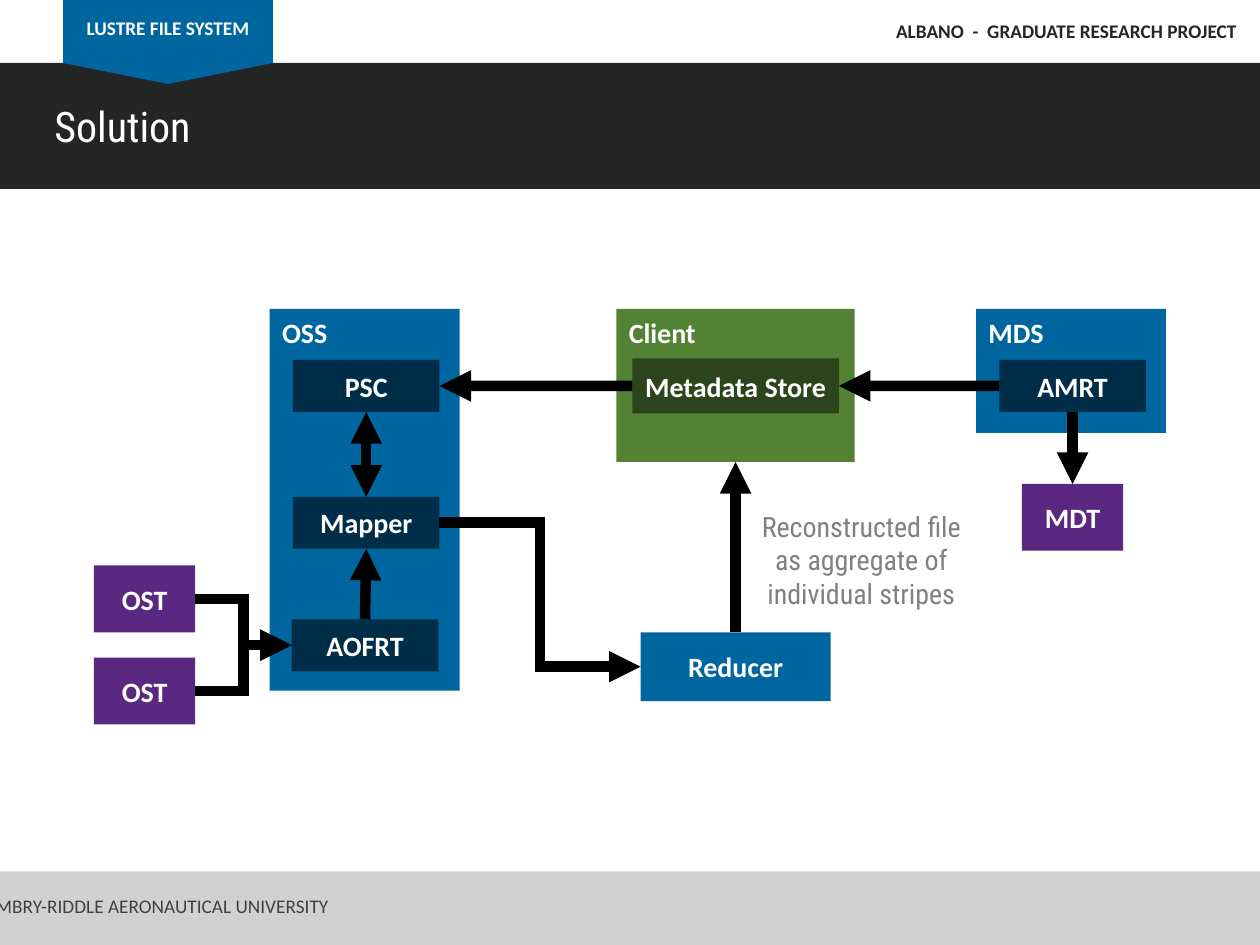
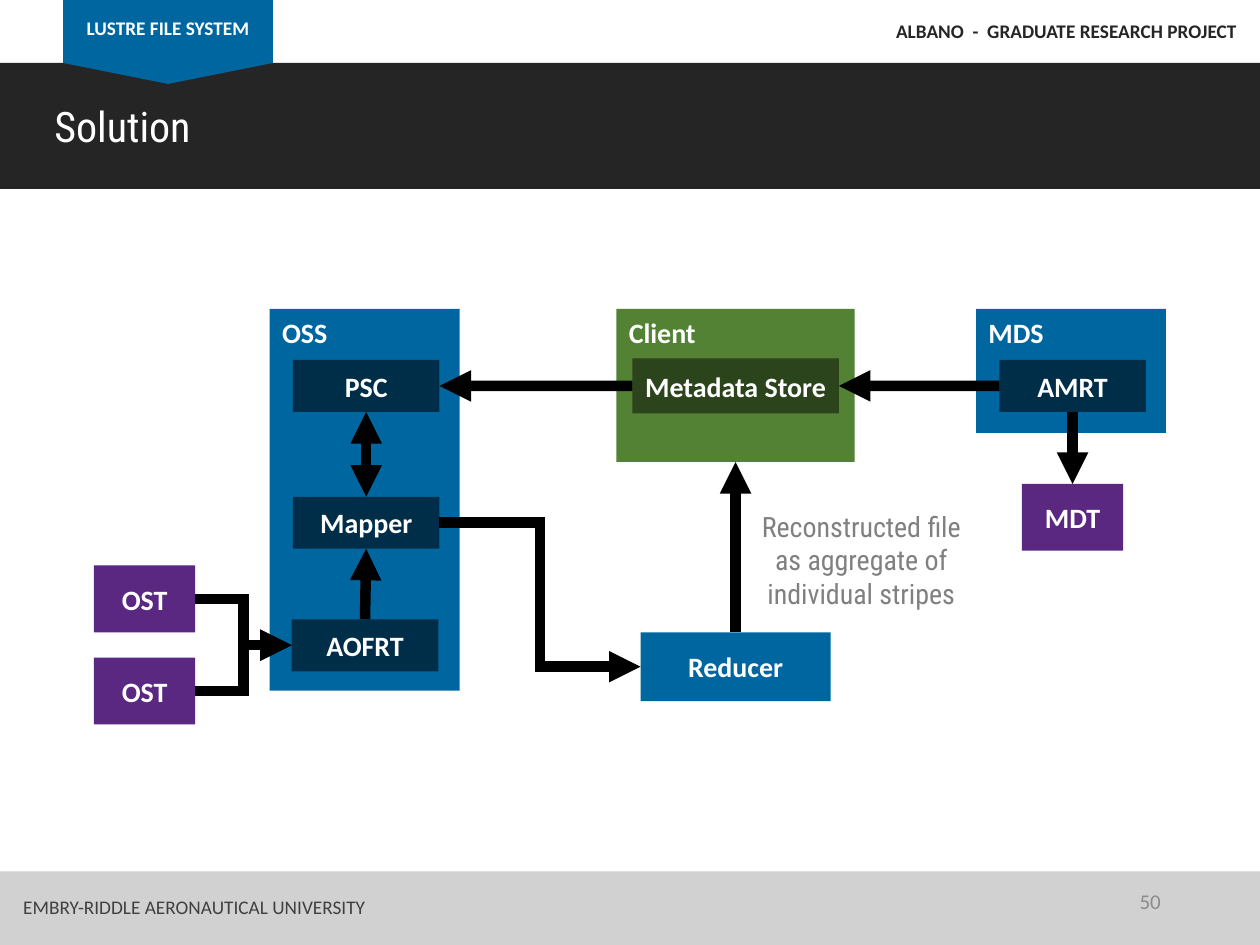
Before and after one commit to albanoj2/grp, a slide deck: slide 50 of docs/Albano_GRP_presentation.pptx. Drawn at 1260x945 pixels with LibreOffice and Linux fonts; fonts in the diff are those of the drawing. Boxes give left, top, right and bottom in pixels: in the first picture for what was removed or moved away, otherwise in the second. Text is boxed around its words. In the diff, an @@ line names an element or a change of style, - is before the commit and + after.

```diff
--- a/docs/Albano_GRP_presentation.pptx
+++ b/docs/Albano_GRP_presentation.pptx
@@ text "EMBRY-RIDDLE AERONAUTICAL UNIVERSITY" rewrapped from (0,900,329,913) to (23,901,365,914) @@
@@ page number added at (1140,895,1161,909), 12 pt, text #8C8C8C @@
+50
```
Also in this commit, not shown: 60 other slides changed, 26 other files.
